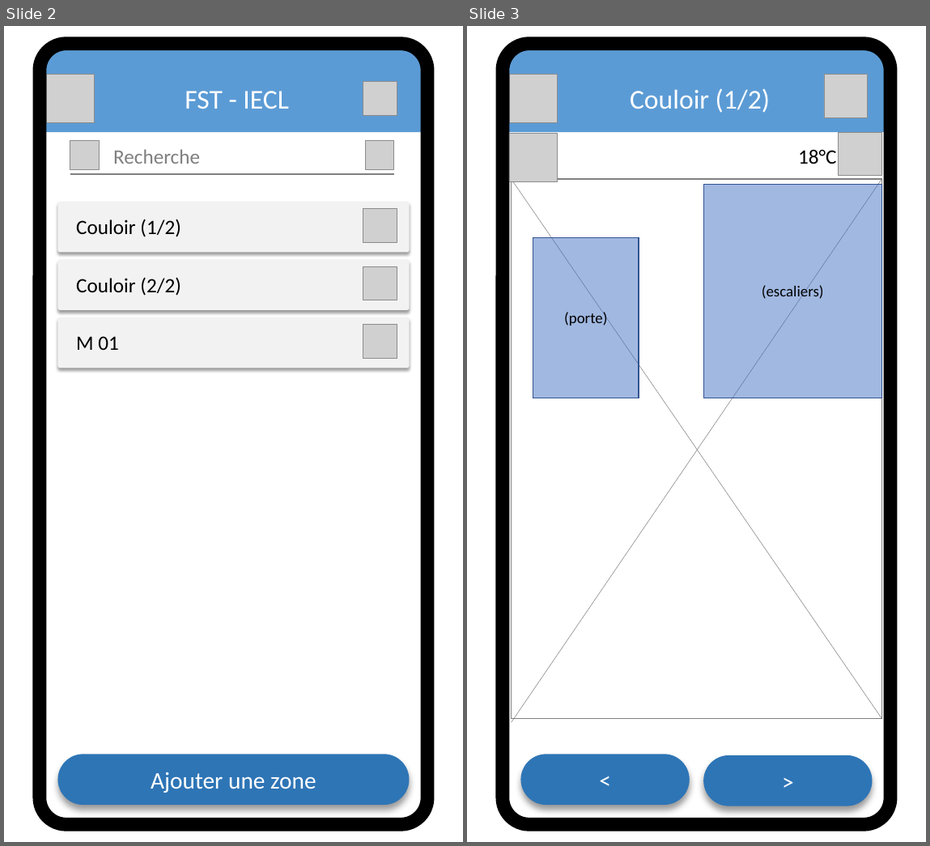
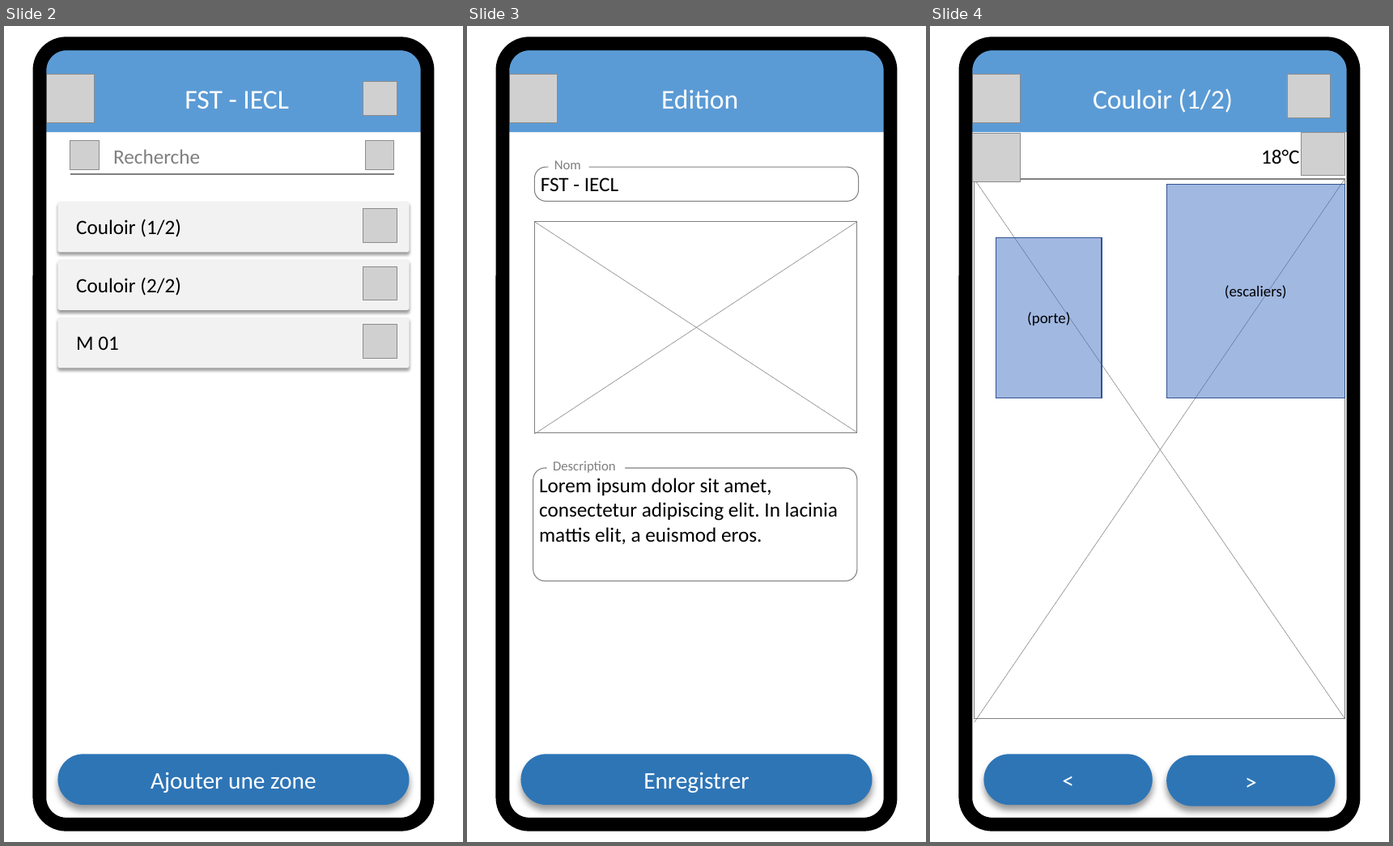
Before and after one commit to ActxLeToucan/fst_l3_devmobile_roomview, a slide deck: Maquette.pptx. Shown side by side, each under a label of ours: slides 2 and 3 before the commit, slides 2, 3 and 4 after it. The pictures are 930x846 and 1393x846 pixels, drawn with LibreOffice and Linux fonts; fonts in the diff are those of the drawing; grey boxes stand for pictures. Boxes give left, top, right and bottom in pixels: in the first picture for what was removed or moved away, otherwise in the second. Text is boxed around its words. In the diff, an @@ line names an element or a change of style, - is before the commit and + after.

Commit message:
maquette edition batiment

```diff
--- a/Maquette.pptx
+++ b/Maquette.pptx
@@ slide 3 added at [467, 26, 926, 842], background #FFFFFF @@
@@ round same rect added at [503, 44, 891, 133], fill #5B9BD5 @@
@@ rounded rectangle added at [503, 44, 891, 825], outline #000000 16 pt @@
@@ picture added at [509, 75, 558, 122] @@
@@ text added at [661, 89, 738, 109], 32 pt, text #FFFFFF @@
+Edition
@@ rounded rectangle added at [534, 167, 858, 201], outline #808080 1 pt @@
@@ text added at [554, 160, 581, 169], 16 pt, text #808080 @@
+Nom
@@ text added at [541, 177, 618, 191], 24 pt, text #000000 @@
+FST - IECL
@@ rectangle added at [534, 222, 857, 433], fill #FFFFFF, outline #808080 1 pt @@
@@ line added from (534, 222) to (857, 433), #808080 0.5 pt @@
@@ line added from (857, 222) to (534, 434), #808080 0.5 pt @@
@@ text added at [553, 461, 616, 473], 16 pt, text #808080 @@
+Description
@@ rounded rectangle added at [533, 468, 857, 582], outline #808080 1 pt @@
@@ text added at [539, 478, 838, 544], 24 pt, text #000000 @@
+Lorem ipsum dolor sit amet, consectetur adipiscing elit. In lacinia mattis elit, a euismod eros.
@@ rounded rectangle added at [521, 755, 872, 805], fill #2E75B6, 28 pt, text #FFFFFF @@
+Enregistrer
@@ what was slide 3 is now slide 4 @@
```
Also in this commit, not shown: 1 slide changed, 1 other file.
